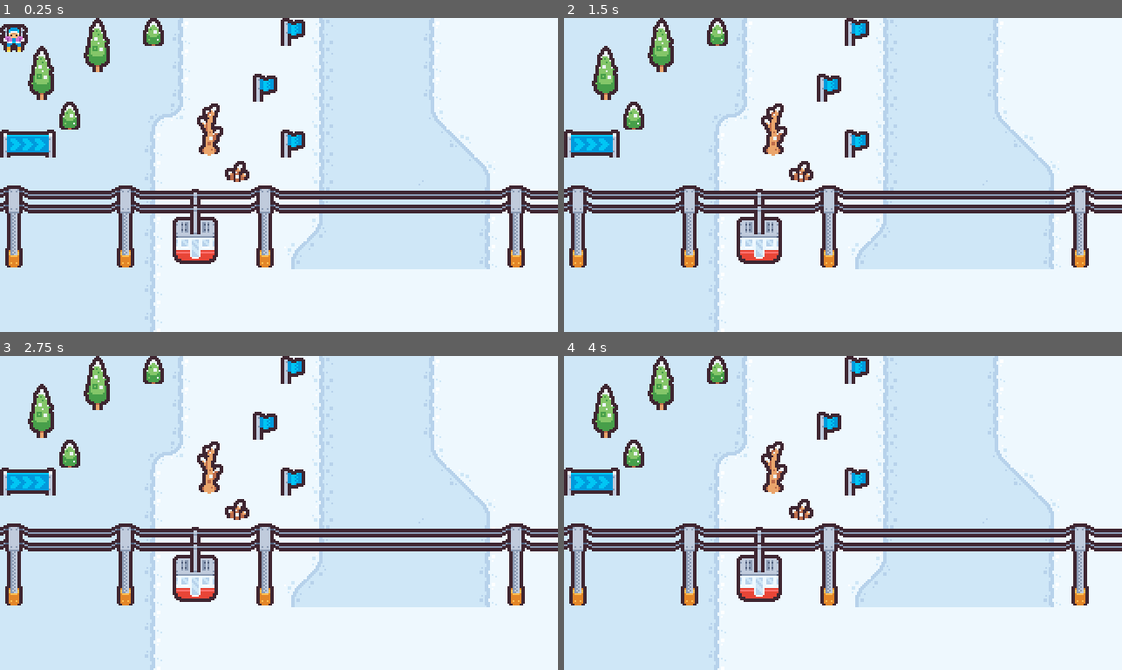
Above: before the commit, frames 1-4 (two rows, left to right).
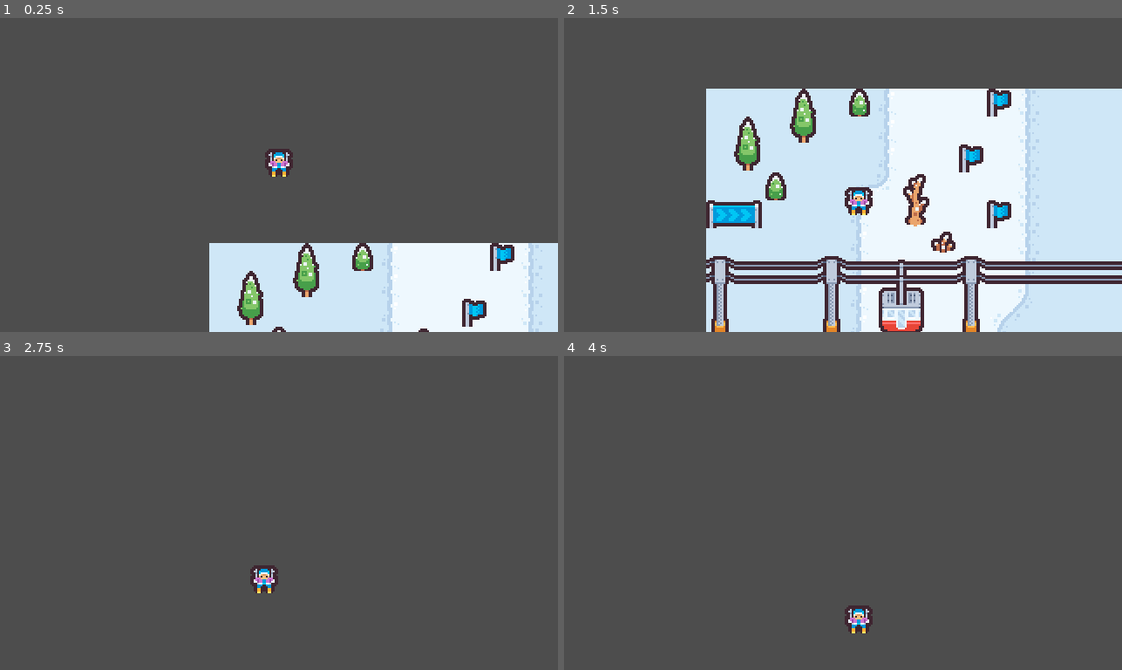
Above: after the commit, the same moments.

Repository: mkraenz/pixel-ski-paradise
Game: Godot game, scene res://World.tscn
Two runs of this game, one before a commit and one after it. Both use one fixed random seed, a clock stepped at 60 frames per second and the inputs below.
Inputs:
- Up to frame 1 (0.25 s): no input
- Up to frame 2 (1.5 s): tap Enter (ui_accept) at 0.5, 0.6, 0.77, 1.07, 1.35 s; hold D (move_right) from 0.53 s (still down)
- Up to frame 3 (2.75 s): tap Enter (ui_accept) at 1.52, 1.82, 2.1 s; release D (move_right) at 2.03 s; hold A (move_left) from 2.03 s (still down)
- Up to frame 4 (4 s): release A (move_left) at 2.78 s; hold D (move_right) from 2.78 s (still down); tap Enter (ui_accept) at 2.85, 3.02, 3.32, 3.6, 3.77 s

The runs differ from the first frame. In frame 1, 94% of the frame differs, in the area x 0-100%, y 0-100%; in frame 2, 92%; in frame 3, 100%; in frame 4, 100%.

Commit message:
feat: basic movement

Diff:
--- a/World.tscn
+++ b/World.tscn
@@ -495,12 +495,14 @@
 10:1/0/y_sort_origin = 7
 10:1/0/physics_layer_0/linear_velocity = Vector2(0, 0)
 10:1/0/physics_layer_0/angular_velocity = 0.0
+10:1/0/physics_layer_0/polygon_0/points = PackedVector2Array(-6, 5, 22.5, 5.5, 22.5, 8, -5.5, 8)
 10:2/size_in_atlas = Vector2i(2, 1)
 10:2/0 = 0
 10:2/0/texture_origin = Vector2i(-8, 0)
 10:2/0/y_sort_origin = 7
 10:2/0/physics_layer_0/linear_velocity = Vector2(0, 0)
 10:2/0/physics_layer_0/angular_velocity = 0.0
+10:2/0/physics_layer_0/polygon_0/points = PackedVector2Array(-6, 5, 22.5, 5.5, 22.5, 8, -5.5, 8)
 2:5/size_in_atlas = Vector2i(2, 1)
 2:5/0 = 0
 2:5/0/texture_origin = Vector2i(-8, 0)
@@ -559,3 +561,7 @@
 layer_5/tile_data = PackedInt32Array()
 
 [node name="Player" parent="TileMap" instance=ExtResource("3_5oc1k")]
+position = Vector2(40, -40)
+
+[node name="Camera2D" type="Camera2D" parent="TileMap/Player"]
+position_smoothing_enabled = true
--- a/player/Player.gd
+++ b/player/Player.gd
@@ -2,7 +2,9 @@
 
 
 const SPEED = 100.0
-const JUMP_VELOCITY = -400.0
+const HORIZONTAL_SPEED = 50.0
+const MAX_VERTICAL_SPEED = 1000.0
+const BRAKE_STRENGTH = 3.0
 
 # Get the gravity from the project settings to be synced with RigidBody nodes.
 var gravity = ProjectSettings.get_setting("physics/2d/default_gravity")
@@ -10,19 +12,19 @@
 
 func _physics_process(delta):
 	# Add the gravity.
-	if not is_on_floor():
+	if not is_on_floor(): # if not breaking, add gravity to simulate sliding down the slope.
 		velocity.y += gravity * delta
 
 	# Handle Jump.
-	if Input.is_action_just_pressed("ui_accept") and is_on_floor():
-		velocity.y = JUMP_VELOCITY
+	if Input.is_action_pressed("brake"):
+		velocity.y = move_toward(velocity.y, 0, BRAKE_STRENGTH)
 
 	# Get the input direction and handle the movement/deceleration.
 	# As good practice, you should replace UI actions with custom gameplay actions.
 	var direction = Input.get_axis("move_left", "move_right")
 	if direction:
-		velocity.x = direction * SPEED
+		velocity.x = direction * HORIZONTAL_SPEED
 	else:
-		velocity.x = move_toward(velocity.x, 0, SPEED)
+		velocity.x = move_toward(velocity.x, 0, HORIZONTAL_SPEED)
 
 	move_and_slide()
--- a/player/Player.tscn
+++ b/player/Player.tscn
@@ -3,7 +3,9 @@
 [ext_resource type="Script" path="res://player/Player.gd" id="1_calhm"]
 [ext_resource type="Texture2D" uid="uid://day1nx0idglb4" path="res://third-party/kenney-tiny-ski/Tilemap/tilemap-clean.png" id="1_p2tq3"]
 
-[sub_resource type="CircleShape2D" id="CircleShape2D_ft522"]
+[sub_resource type="CapsuleShape2D" id="CapsuleShape2D_ea2p8"]
+radius = 2.0
+height = 8.0
 
 [sub_resource type="AtlasTexture" id="AtlasTexture_x2of2"]
 atlas = ExtResource("1_p2tq3")
@@ -34,13 +36,16 @@
 
 [node name="Player" type="CharacterBody2D"]
 z_index = 10
-position = Vector2(8, 8)
 collision_layer = 2
 script = ExtResource("1_calhm")
 
 [node name="CollisionShape2D" type="CollisionShape2D" parent="."]
 y_sort_enabled = true
-shape = SubResource("CircleShape2D_ft522")
+position = Vector2(0, -2)
+rotation = 1.5708
+shape = SubResource("CapsuleShape2D_ea2p8")
 
 [node name="Sprite2D" type="AnimatedSprite2D" parent="."]
+position = Vector2(-8, -17)
 sprite_frames = SubResource("SpriteFrames_oiaj6")
+centered = false
--- a/project.godot
+++ b/project.godot
@@ -18,6 +18,8 @@
 
 window/size/viewport_width=320
 window/size/viewport_height=180
+window/size/window_width_override=960
+window/size/window_height_override=540
 window/stretch/mode="canvas_items"
 
 [filesystem]
